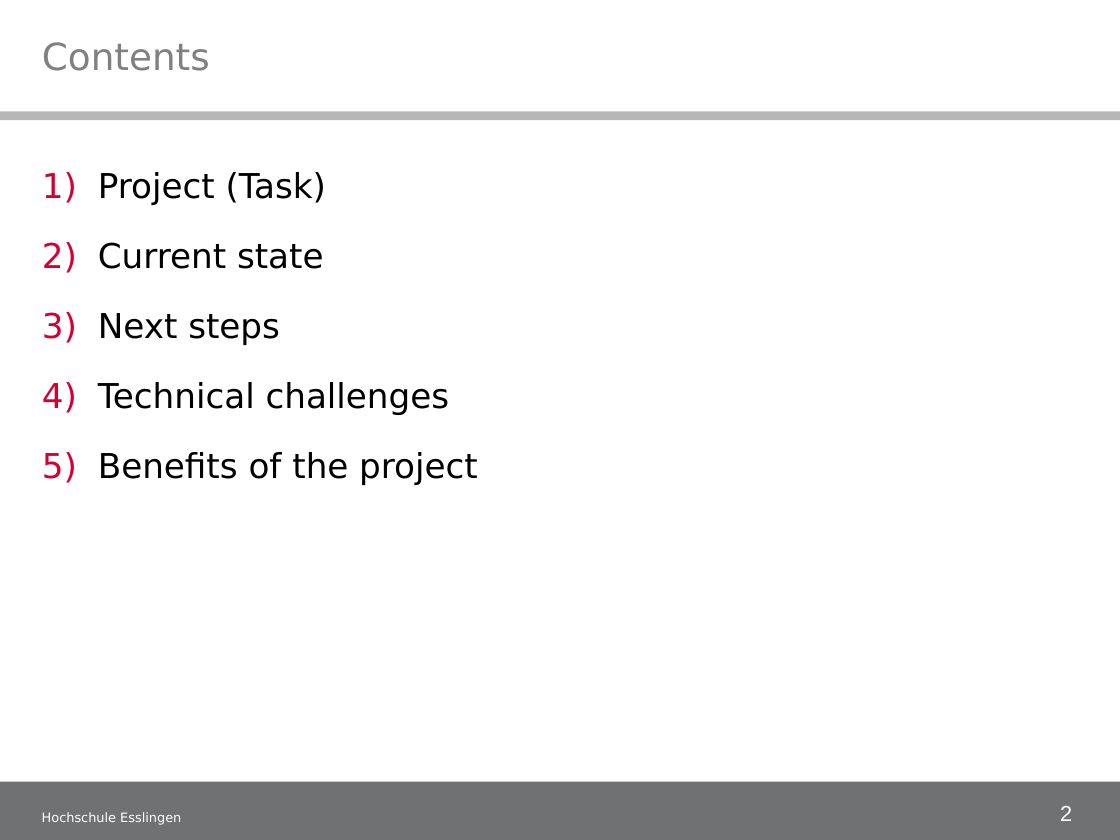
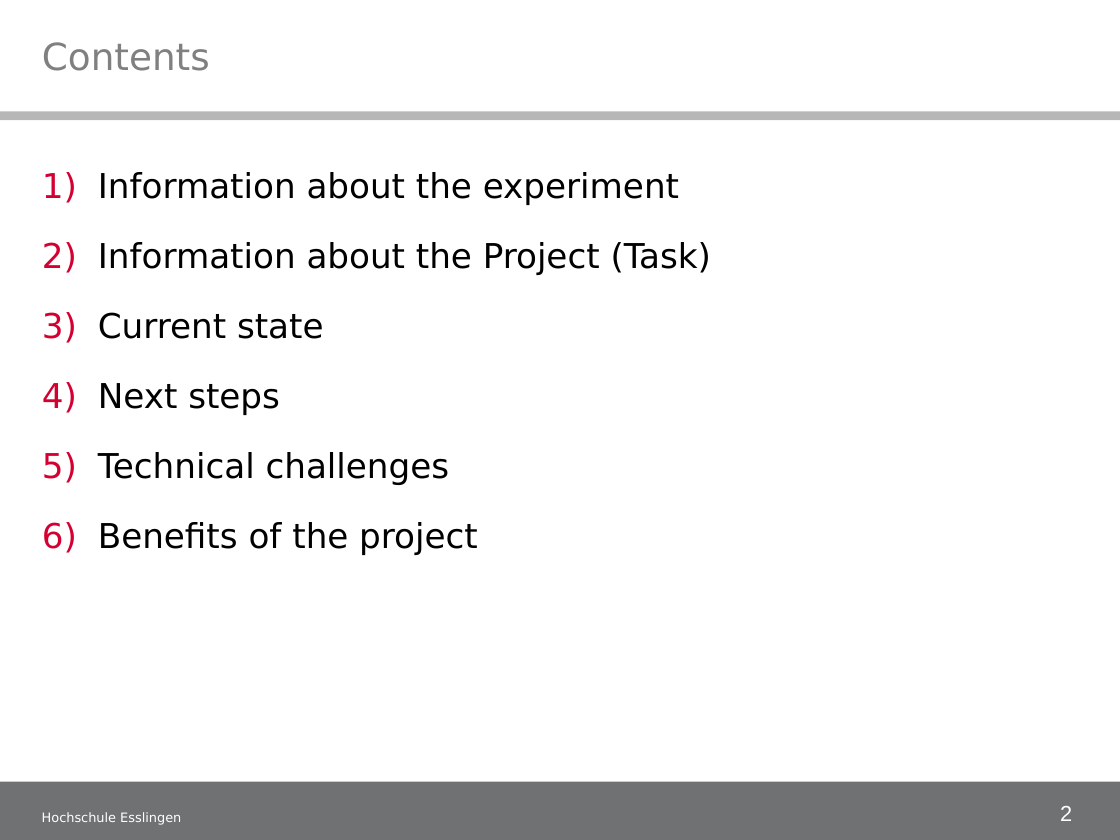
Before and after one commit to illogicdev/magneto, a slide deck: slide 2 of doku/50_Midtermpresentation/Midterm presentation_1.ppt. Drawn at 1120x840 pixels with LibreOffice and Linux fonts; fonts in the diff are those of the drawing; background and template pictures are left out. Boxes give left, top, right and bottom in pixels: in the first picture for what was removed or moved away, otherwise in the second. Text is boxed around its words. In the diff, an @@ line names an element or a change of style, - is before the commit and + after.

```diff
--- a/doku/50_Midtermpresentation/Midterm presentation_1.ppt
+++ b/doku/50_Midtermpresentation/Midterm presentation_1.ppt
@@ text at [98,172,711,275]: text changed @@
-1) Project (Task)
+1) Information about the experiment
+2) Information about the Project (Task)
```
Also in this commit, not shown: 2 other slides changed, 3 slides added.
